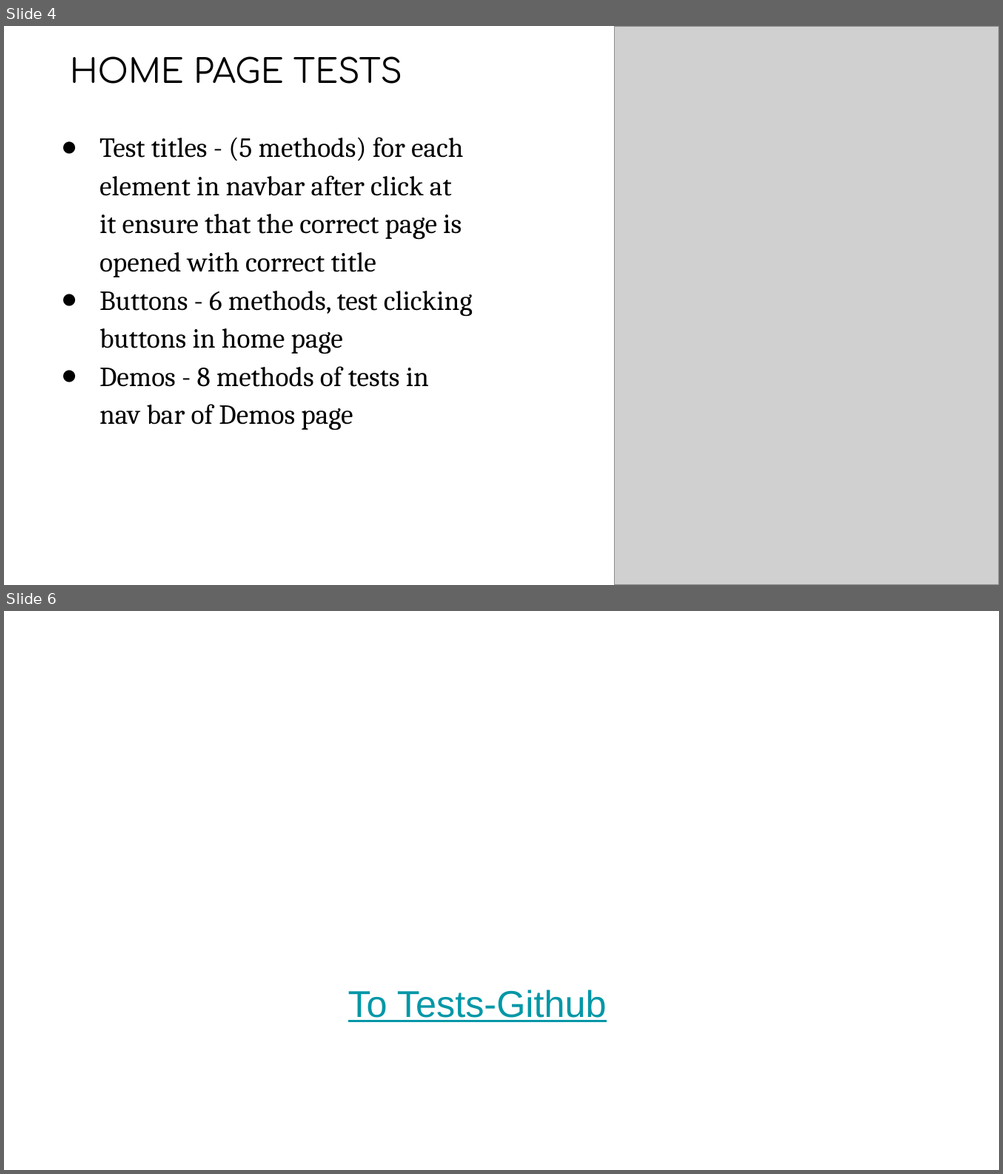
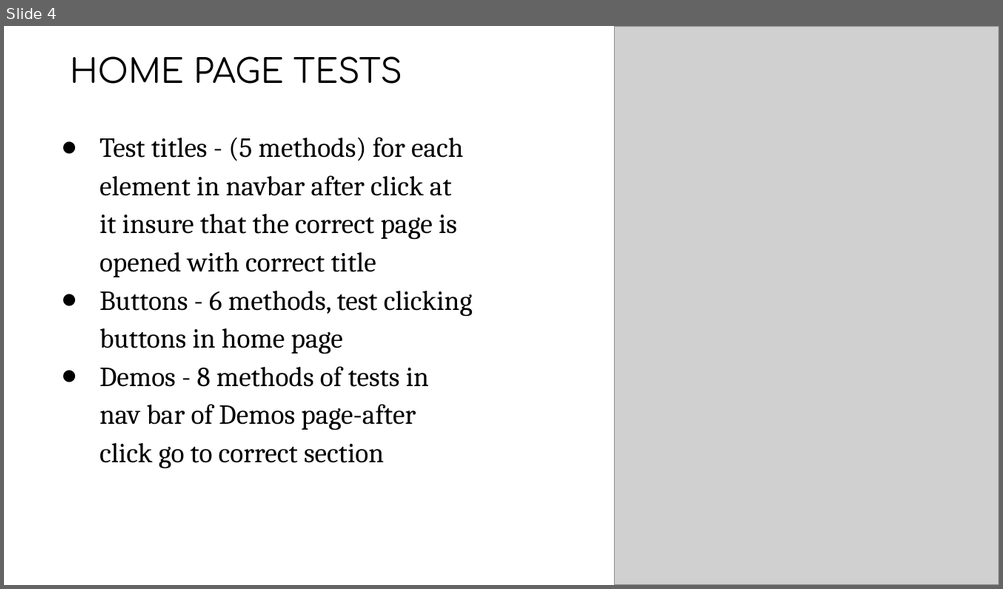
Before and after one commit to samar123419/QA_Automation_middle_project, a slide deck: middle presentation.pptx. Shown one above the other, each under a label of ours: slides 4 and 6 before the commit, slide 4 after it; the slides between them are not shown. The pictures are 1003x1174 and 1003x589 pixels, drawn with LibreOffice and Linux fonts; fonts in the diff are those of the drawing; grey boxes stand for pictures; background and template pictures are left out. Boxes give left, top, right and bottom in pixels: in the first picture for what was removed or moved away, otherwise in the second. Text is boxed around its words. In the diff, an @@ line names an element or a change of style, - is before the commit and + after.

```diff
--- a/middle presentation.pptx
+++ b/middle presentation.pptx
@@ slide 6 removed at (4,611,999,1170), background picture (left out) @@
@@ text removed at (348,990,606,1022) @@
-To Tests-Github
@@ slide 4 changed as well @@
@@ text at (99,137,463,278): text changed @@
-● Test titles - (5 methods) for each element in navbar after click at it ensure that the correct page is opened with correct title
+● Test titles - (5 methods) for each element in navbar after click at it insure that the correct page is opened with correct title
@@ text at (99,366,429,469): text changed @@
-● Demos - 8 methods of tests in nav bar of Demos page
+● Demos - 8 methods of tests in nav bar of Demos page-after click go to correct section
```
Also in this commit, not shown: 5 other slides changed, 3 slides added.
